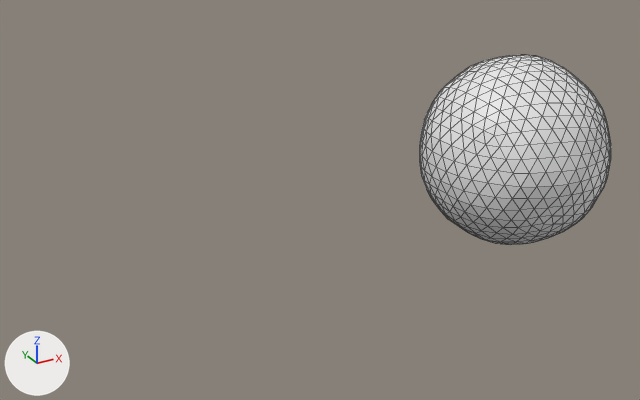
What one commit did to the FBX model Assets/Models/planet.fbx.
One viewpoint serves both versions: a camera (50 mm lens) standing at (-3.031, -3.384, 1.65) and looking at (-1.144, 0.047, -0.065). The axes (+X, +Y, +Z) are drawn at lower left. The lights are the same throughout. Mesh edges are drawn as thin lines.

Objects in the first picture: 'planet1'.
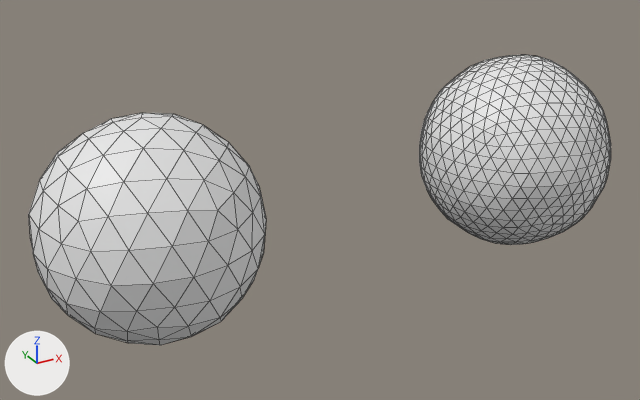
The change in detail:
Mesh me_mesh_1 is new.
It has 162 vertices, 320 faces and spans x -0.5..0.5, y -0.5..0.5, z -0.5..0.5.
Object 'planet2' (ob_planet2) is new; it shows me_mesh_1.
Its location is (-2.0, 0.0, 0.0).

Location of each change, (x1, y1, x2, y2) in pixels of the pictures (640 x 400 px):
'planet2', added
    after: (29, 113, 266, 345)
